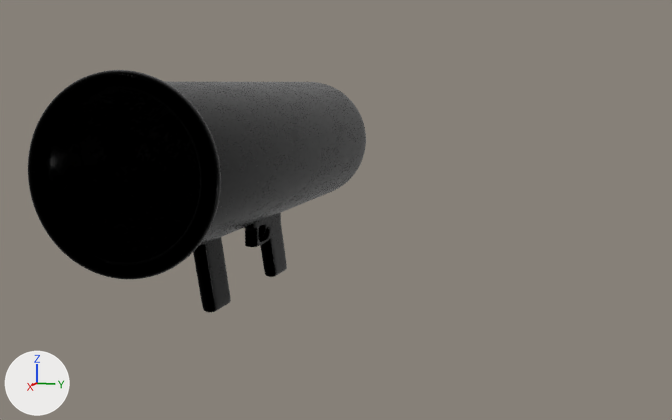
The Blender file godot/player/player.blend as it was, and as the next commit left it.
One viewpoint serves both versions: a 50 mm camera at (2.455, 0.965, 0.196) aimed at (-0.046, 0.268, -0.158). The lights are fixed; the arrows at lower left show +X, +Y and +Z. The same objects are shown in both versions, whatever each file hides.

Objects in the first picture: 'Bazooka'.
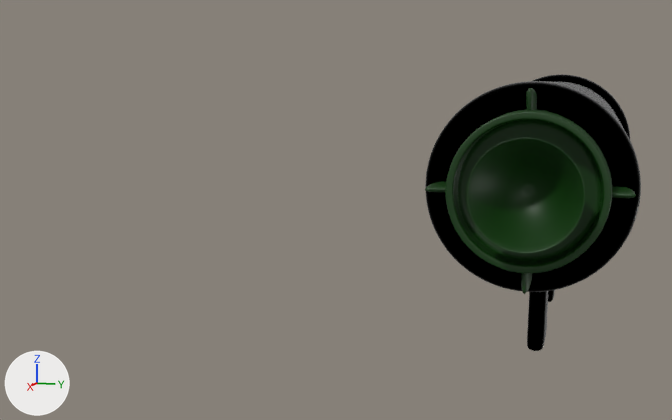
The newer file is also turned or shifted as a whole; pictures and numbers use the older file's frame.

Patch to the scene script:
```diff
--- a/godot/player/player.blend.py
+++ b/godot/player/player.blend.py
@@ mat_rocket @@
+mat_rocket = principled_material('rocket')
+mat_rocket.base_color = (0.00181, 0.0403, 0.0)  # dark green #063900
@@ me_cylinder @@
 me_cylinder.from_pydata(...)  # 1000 vertices, 945 faces; spans x -0.224..0.407, y -0.224..0.224, z -0.7..0.7
 # used by ob_bazooka; location = (0.0, 0.0, 0.0); rotation_euler = (0.0, 1.571, 0.0), in degrees (0, 90, 0)
+# me_cylinder part 1: the whole mesh is turned 180 degrees about the x axis through its middle, then moved by (0.0, 0.848, 0.0)
 me_cylinder.materials.append(mat_bazooka)
@@ me_cylinder_001_1 @@
+me_cylinder_001_1.from_pydata(...)  # 337 vertices, 305 faces; spans x -0.19..0.19, y -0.82..1.02, z -0.19..0.19
+me_cylinder_001_1.polygons.foreach_set('use_smooth', [True] * 305)
+me_cylinder_001_1.materials.append(mat_rocket)  # dark green #063900
@@ ob_rocket @@
+ob_rocket = bpy.data.objects.new('Rocket', me_cylinder_001_1)
+ob_rocket.location = (0.0, 0.848, 0.0)
+ob_rocket.rotation_euler = (0.0, 0.0, 1.571)  # degrees (0, 0, 90)
+_m = ob_rocket.modifiers.new('Subdivision', 'SUBSURF')
+_m.levels = 2
```

Pixel boxes (x1, y1, x2, y2) of what changed, in the pictures (672 x 420 px):
'Bazooka', mesh turned
    before: (28, 70, 366, 312)
    after: (425, 74, 641, 351)
'Rocket', added (green)
    after: (425, 88, 636, 294)
